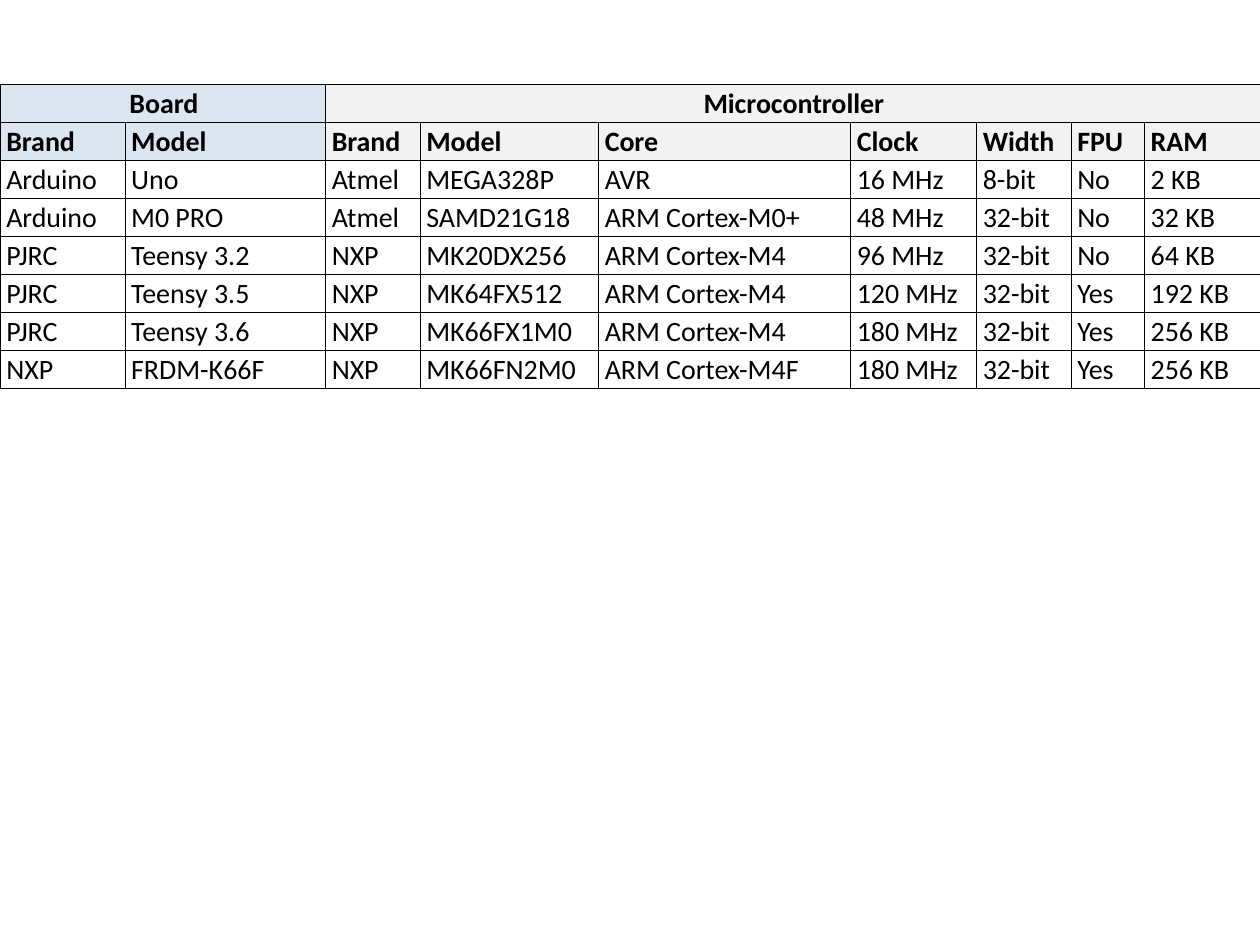
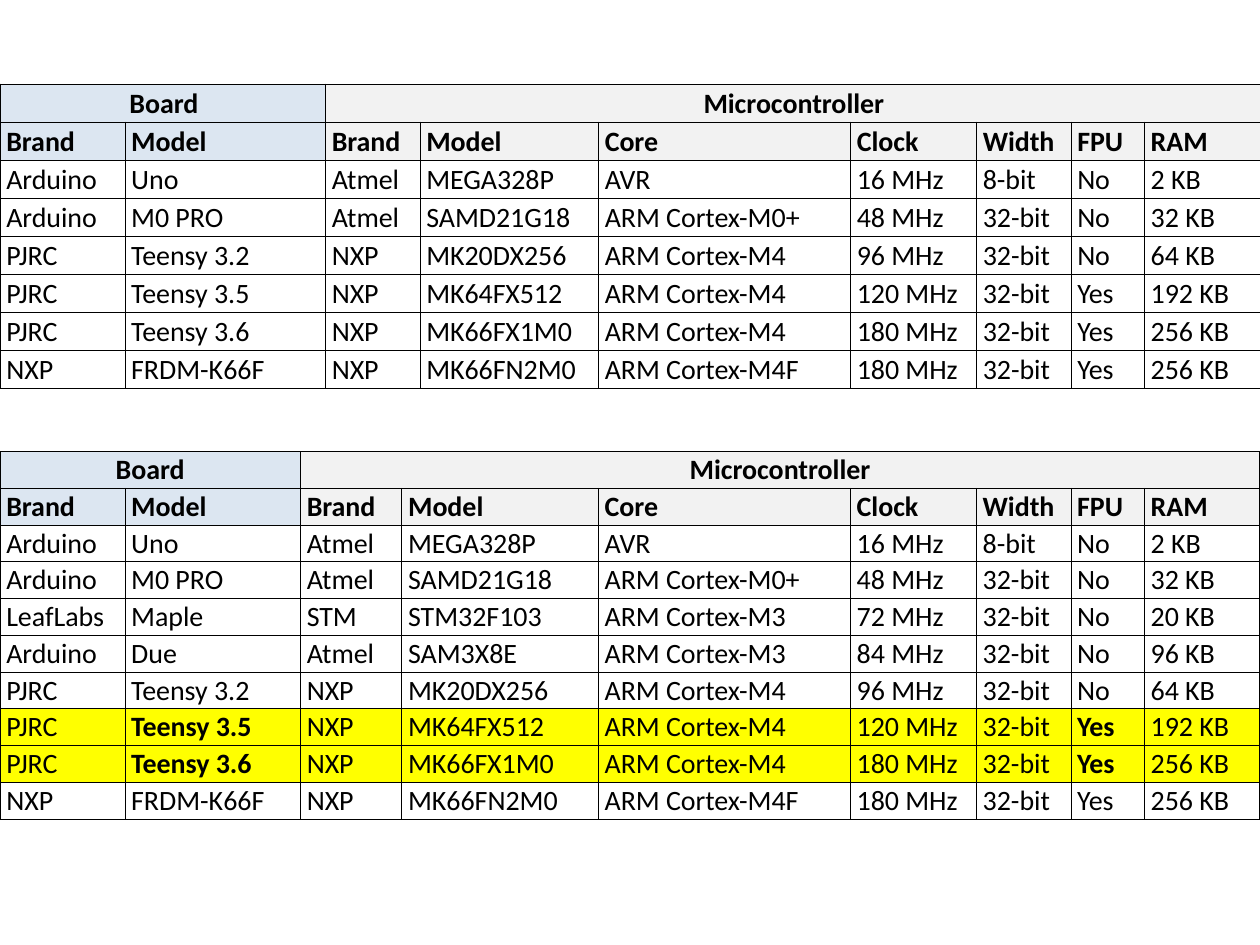
Before and after one commit to chipaudette/OpenAudio_blog, a slide deck: slide 3 of 2016-10-06 Teensy FFT Speed/Figures.pptx. Drawn at 1260x945 pixels with LibreOffice and Linux fonts; fonts in the diff are those of the drawing. Boxes give left, top, right and bottom in pixels: in the first picture for what was removed or moved away, otherwise in the second. Text is boxed around its words. In the diff, an @@ line names an element or a change of style, - is before the commit and + after.

Commit message:
TeensyFFT: tweaking figures for blog

```diff
--- a/2016-10-06 Teensy FFT Speed/Figures.pptx
+++ b/2016-10-06 Teensy FFT Speed/Figures.pptx
@@ table added at box(0, 451, 1259, 815), 10 rows, 9 columns @@
+Board |  | Microcontroller |  |  |  |  |  | 
+Brand | Model | Brand | Model | Core | Clock | Width | FPU | RAM
+Arduino | Uno | Atmel | MEGA328P | AVR | 16 MHz | 8-bit | No | 2 KB
+Arduino | M0 PRO | Atmel | SAMD21G18 | ARM Cortex-M0+ | 48 MHz | 32-bit | No | 32 KB
+LeafLabs | Maple | STM | STM32F103 | ARM Cortex-M3 | 72 MHz | 32-bit | No | 20 KB
+Arduino | Due | Atmel | SAM3X8E | ARM Cortex-M3 | 84 MHz | 32-bit | No | 96 KB
+PJRC | Teensy 3.2 | NXP | MK20DX256 | ARM Cortex-M4 | 96 MHz | 32-bit | No | 64 KB
+PJRC | Teensy 3.5 | NXP | MK64FX512 | ARM Cortex-M4 | 120 MHz | 32-bit | Yes | 192 KB
+PJRC | Teensy 3.6 | NXP | MK66FX1M0 | ARM Cortex-M4 | 180 MHz | 32-bit | Yes | 256 KB
+NXP | FRDM-K66F | NXP | MK66FN2M0 | ARM Cortex-M4F | 180 MHz | 32-bit | Yes | 256 KB
```
Also in this commit, not shown: 1 other file.
